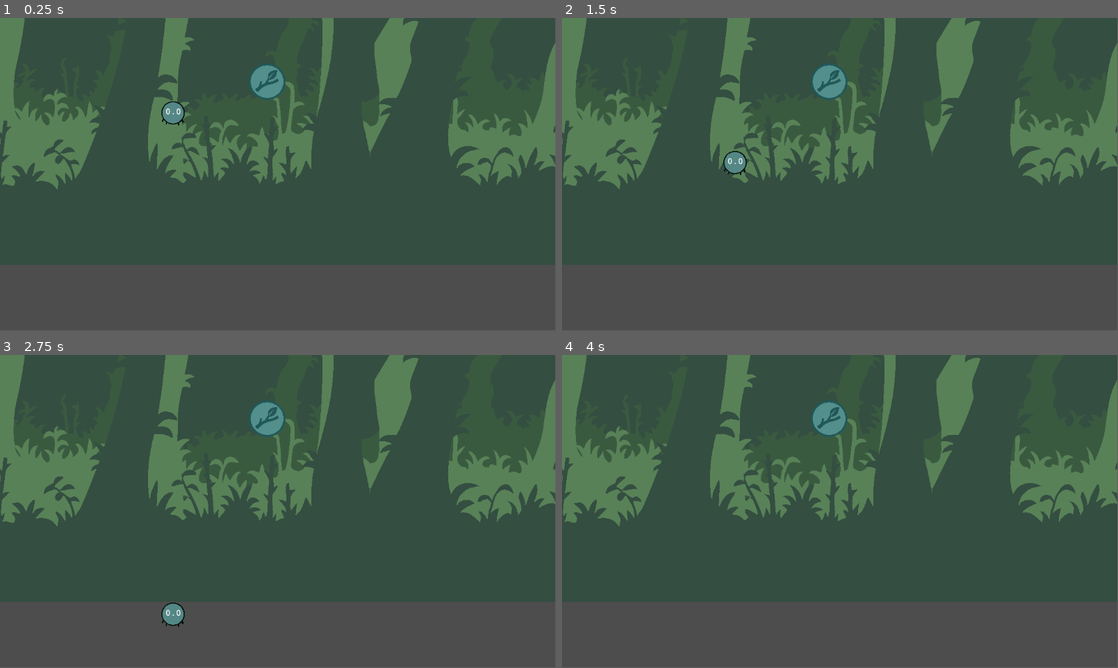
Above: before the commit, frames 1-4 (two rows, left to right).
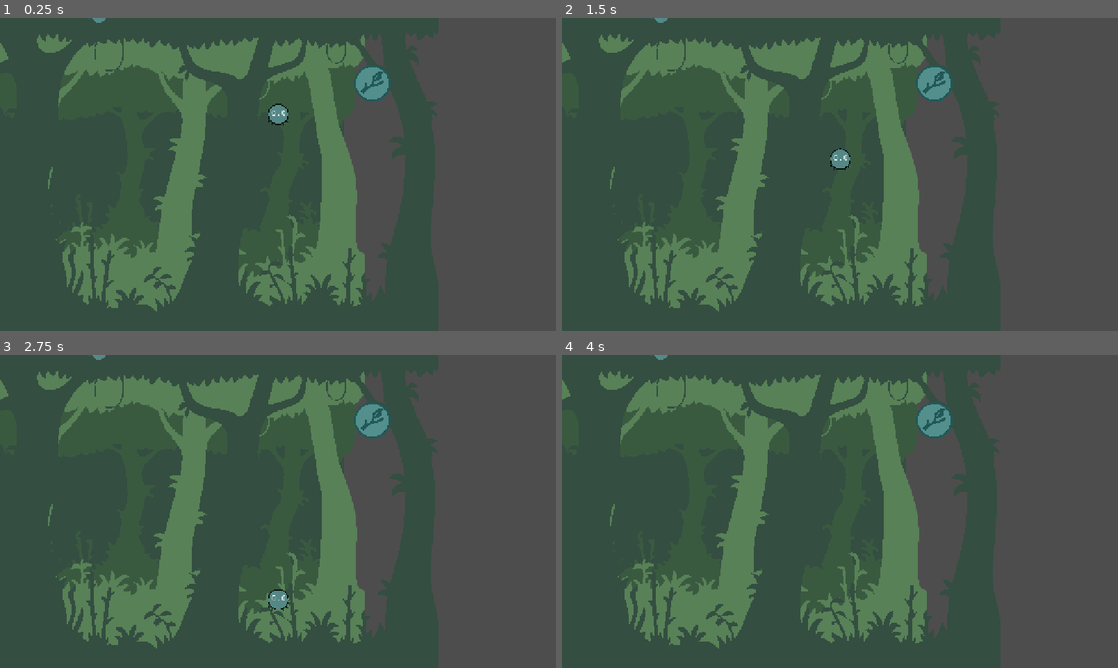
Above: after the commit, the same moments.

Repository: piperinnshall/pp-jam-25
Game: Godot game, scene res://src/Main.tscn
Same seed, same stepped clock (60 frames per second), same inputs: the game is played once before the commit and once after it.
Inputs (mouse positions are in pixels of both pictures, inside the frame that each line leads up to):
- Up to frame 1 (0.25 s): no input
- Up to frame 2 (1.5 s): tap Enter (ui_accept) at 0.5 s; move the mouse to (962, 158) at 0.52 s; hold Right mouse button (retract) 0.53-1.28 s; hold D (right) from 0.53 s (still down); tap Space (jump) at 0.77 s; click (962, 158) at 0.8 s; move the mouse to (728, 190) at 1.27 s; click (728, 190) at 1.35 s
- Up to frame 3 (2.75 s): tap Space (jump) at 1.52 s; right-click (166, 527) at 1.55 s; move the mouse to (333, 442) at 2.02 s; release D (right) at 2.03 s; hold A (left) from 2.03 s (still down); hold Right mouse button (retract) from 2.03 s (still down); click (333, 442) at 2.3 s
- Up to frame 4 (4 s): move the mouse to (812, 574) at 2.77 s; release A (left) at 2.78 s; release Right mouse button (retract) at 2.78 s; hold D (right) from 2.78 s (still down); click (812, 574) at 2.85 s; tap Space (jump) at 3.02, 3.77 s; right-click (812, 574) at 3.05 s; move the mouse to (1006, 558) at 3.52 s; hold Right mouse button (retract) from 3.53 s (still down); click (1006, 558) at 3.8 s
In our replay, the window is 799x449 before the commit and 800x450 after it. These sizes can differ from the game's own. Grey fills any space a smaller window leaves; there, only what the larger window draws over its background counts as a difference.

The runs differ from the first frame. In frame 1, 56% of the frame differs, in the area x 0-100%, y 0-100%; in frame 2, 56%; in frame 3, 56%; in frame 4, 56%.

Commit message:
chore: Add camera smoothing

Diff:
--- a/project.godot
+++ b/project.godot
@@ -14,6 +14,12 @@
 run/main_scene="res://src/Main.tscn"
 config/features=PackedStringArray("4.4", "Forward Plus")
 config/icon="res://icon.svg"
+
+[display]
+
+window/size/viewport_width=1280
+window/size/viewport_height=720
+window/stretch/mode="canvas_items"
 
 [dotnet]
 
--- a/src/Main.tscn
+++ b/src/Main.tscn
@@ -1,10 +1,11 @@
 [gd_scene load_steps=3 format=3 uid="uid://btmogh3frh2xg"]
 
-[ext_resource type="PackedScene" uid="uid://8nnhaiuf5taq" path="res://src/scenes/level/World.tscn" id="1_hk4rc"]
+[ext_resource type="PackedScene" uid="uid://8nnhaiuf5taq" path="res://src/scenes/level/World.tscn" id="1_4gxt3"]
 [ext_resource type="PackedScene" uid="uid://jx4thi173rgl" path="res://src/scenes/level/Background.tscn" id="2_chrbn"]
 
 [node name="Main" type="Node2D"]
 
-[node name="World" parent="." instance=ExtResource("1_hk4rc")]
+[node name="World" parent="." instance=ExtResource("1_4gxt3")]
+scale = Vector2(1.1105, 1.10646)
 
-[node name="Node2D" parent="." instance=ExtResource("2_chrbn")]
+[node name="Background" parent="." instance=ExtResource("2_chrbn")]
--- a/src/scenes/level/Background.tscn
+++ b/src/scenes/level/Background.tscn
@@ -5,33 +5,36 @@
 [ext_resource type="Texture2D" uid="uid://dx572exdhawom" path="res://assets/sprites/back2.png" id="3_ahmgh"]
 [ext_resource type="Texture2D" uid="uid://djqtjqtlpjxxg" path="res://assets/sprites/back1.png" id="4_nsm5t"]
 
-[node name="Node2D" type="Node2D"]
+[node name="Background" type="Node2D"]
 
 [node name="Parallax2D" type="ParallaxBackground" parent="."]
+offset = Vector2(0, 320)
+transform = Transform2D(1, 0, 0, 1, 0, 320)
 
 [node name="ParallaxLayer4" type="ParallaxLayer" parent="Parallax2D"]
+motion_scale = Vector2(0.1, 0.1)
 motion_mirroring = Vector2(1536, 0)
 
 [node name="Back4" type="Sprite2D" parent="Parallax2D/ParallaxLayer4"]
 texture = ExtResource("1_8xc84")
 
-[node name="ParallaxLayer5" type="ParallaxLayer" parent="Parallax2D"]
-motion_scale = Vector2(0.3, 0.3)
+[node name="ParallaxLayer3" type="ParallaxLayer" parent="Parallax2D"]
+motion_scale = Vector2(0.2, 0.2)
 motion_mirroring = Vector2(1536, 0)
 
-[node name="Back3" type="Sprite2D" parent="Parallax2D/ParallaxLayer5"]
+[node name="Back3" type="Sprite2D" parent="Parallax2D/ParallaxLayer3"]
 texture = ExtResource("2_ynkqc")
 
 [node name="ParallaxLayer2" type="ParallaxLayer" parent="Parallax2D"]
-motion_scale = Vector2(0.2, 0.2)
+motion_scale = Vector2(0.3, 0.3)
 motion_mirroring = Vector2(1536, 0)
 
 [node name="Back2" type="Sprite2D" parent="Parallax2D/ParallaxLayer2"]
 texture = ExtResource("3_ahmgh")
 
 [node name="ParallaxLayer1" type="ParallaxLayer" parent="Parallax2D"]
-motion_scale = Vector2(0.1, 0.1)
 motion_mirroring = Vector2(1536, 0)
 
 [node name="Back1" type="Sprite2D" parent="Parallax2D/ParallaxLayer1"]
+scale = Vector2(1, 0.998539)
 texture = ExtResource("4_nsm5t")
--- a/src/scenes/level/World.tscn
+++ b/src/scenes/level/World.tscn
@@ -13,9 +13,6 @@
 
 [node name="World" type="Node2D"]
 
-[node name="Camera2D" type="Camera2D" parent="."]
-position = Vector2(577, 327)
-
 [node name="PinJoint2D" type="PinJoint2D" parent="."]
 position = Vector2(117, 37)
 node_a = NodePath("../Player")
--- a/src/scenes/player/Player.tscn
+++ b/src/scenes/player/Player.tscn
@@ -24,3 +24,5 @@
 offset_top = -16.0
 offset_right = 59.0
 offset_bottom = 29.0
+
+[node name="Camera2D" type="Camera2D" parent="."]
--- /dev/null
+++ b/src/scenes/utils/Spawner.tscn
@@ -0,0 +1,8 @@
+[gd_scene load_steps=2 format=3 uid="uid://h20o7fbw6ur"]
+
+[ext_resource type="Script" uid="uid://dio28s4tp2t3o" path="res://src/scripts/utils/Spawner.gd" id="1_c50il"]
+
+[node name="Spawner" type="Node2D"]
+script = ExtResource("1_c50il")
+
+[node name="Timer" type="Timer" parent="."]
--- a/src/scripts/player/player.gd
+++ b/src/scripts/player/player.gd
@@ -1,60 +1,68 @@
 extends RigidBody2D
+
 @onready var ray_cast_2d: RayCast2D = $RayCast2D
 @onready var speed = 10
 @export var hook: StaticBody2D
-@export var pinjoint : PinJoint2D
+@export var pinjoint: PinJoint2D
 @onready var line = $Line2D
-@onready var label = $Label  # Reference to the Label node
-var hooked = false
+@onready var label = $Label
 @onready var line_end = hook.get_node("Marker2D")
 
+var hooked = false
+
 func _ready():
-	# Set the initial emoticon face
 	label.text = "0 . 0"
 
 func _process(delta: float) -> void:
 	print(rad_to_deg(get_angle_to(get_global_mouse_position())))
+	camera(delta)
+	update_emoticon()
+	shoot_input()
+	update_line()
+	movement()
 
-	# Update emoticon face based on mouse button state
+func camera(delta: float) -> void:
+	var cam = $Camera2D
+	cam.global_position.y = get_viewport().get_visible_rect().size.y / 2
+
+func update_emoticon():
 	if Input.is_action_pressed("shoot"):
 		label.text = "> . <"
 	else:
 		label.text = "0 . 0"
 
+func shoot_input():
 	if Input.is_action_just_pressed("shoot") and not hooked:
-		ray_cast_2d.target_position = to_local(get_global_mouse_position())
-		ray_cast_2d.force_raycast_update()
-		if ray_cast_2d.is_colliding():
-			#get values from raycast
-			var hook_pos = ray_cast_2d.get_collision_point()
-			var collider = ray_cast_2d.get_collider()
+		try_hook()
+	elif Input.is_action_just_released("shoot") and hooked:
+		unhook()
 
-			#if the ray collides with a hookable object, move pinjoint and hook to it
-			if collider.is_in_group("Hookable"):
-				hooked = true  # Only set hooked to true when we actually hook something!
-				pinjoint.global_position = hook_pos
-				hook.global_position = hook_pos
-				pinjoint.node_b = get_path_to(hook)
-				#rotate the hook so it is the right angle
-				var direction = hook_pos - global_position
-				hook.rotation = direction.angle()
-	elif Input.is_action_just_released("shoot") and hooked:
-		hooked = false
-		pinjoint.node_b = NodePath("")
+func try_hook():
+	ray_cast_2d.target_position = to_local(get_global_mouse_position())
+	ray_cast_2d.force_raycast_update()
+	if ray_cast_2d.is_colliding():
+		var hook_pos = ray_cast_2d.get_collision_point()
+		var collider = ray_cast_2d.get_collider()
+		if collider.is_in_group("Hookable"):
+			hooked = true
+			pinjoint.global_position = hook_pos
+			hook.global_position = hook_pos
+			pinjoint.node_b = get_path_to(hook)
+			var direction = hook_pos - global_position
+			hook.rotation = direction.angle()
 
+func unhook():
+	hooked = false
+	pinjoint.node_b = NodePath("")
+
+func update_line():
+	line.clear_points()
 	if hooked:
-		line.clear_points()
 		line.add_point(Vector2.ZERO)
 		line.add_point(to_local(line_end.global_position))
-	else:
-		line.clear_points()
 
-	var grounded = get_contact_count()>0
-
-	#if Input.is_action_pressed("retract") and hooked:
-		#retract code here
-
-	#basic platformer code below
+func movement():
+	var grounded = get_contact_count() > 0
 	if Input.is_action_pressed("right") and (grounded or hooked):
 		apply_central_impulse(Vector2.RIGHT)
 	if Input.is_action_pressed("left") and (grounded or hooked):
--- /dev/null
+++ b/src/scripts/utils/Spawner.gd
@@ -0,0 +1,9 @@
+extends Node
+
+@onready var hook_point_scene: PackedScene = preload("res://src/scenes/utils/HookPoint.tscn")
+
+func _ready():
+	$Timer.timeout.connect(_on_Timer_timeout)
+
+func _on_Timer_timeout():
+	return
Not shown: 4 places in src/scenes/level/World.tscn that only renumber resources
Renamed: src/scenes/player/HookPoint.tscn -> src/scenes/utils/HookPoint.tscn
Empty file added: src/scripts/level/world.gd
Renamed: src/scripts/world/world.gd.uid -> src/scripts/level/world.gd.uid
Not shown, added: src/scripts/utils/Spawner.gd.uid
